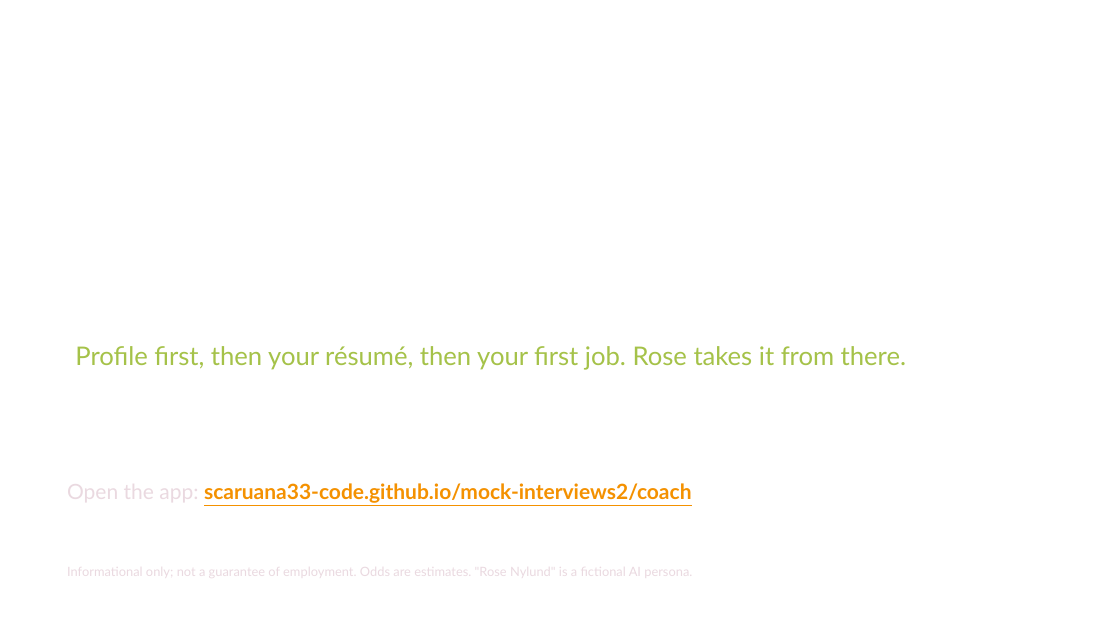
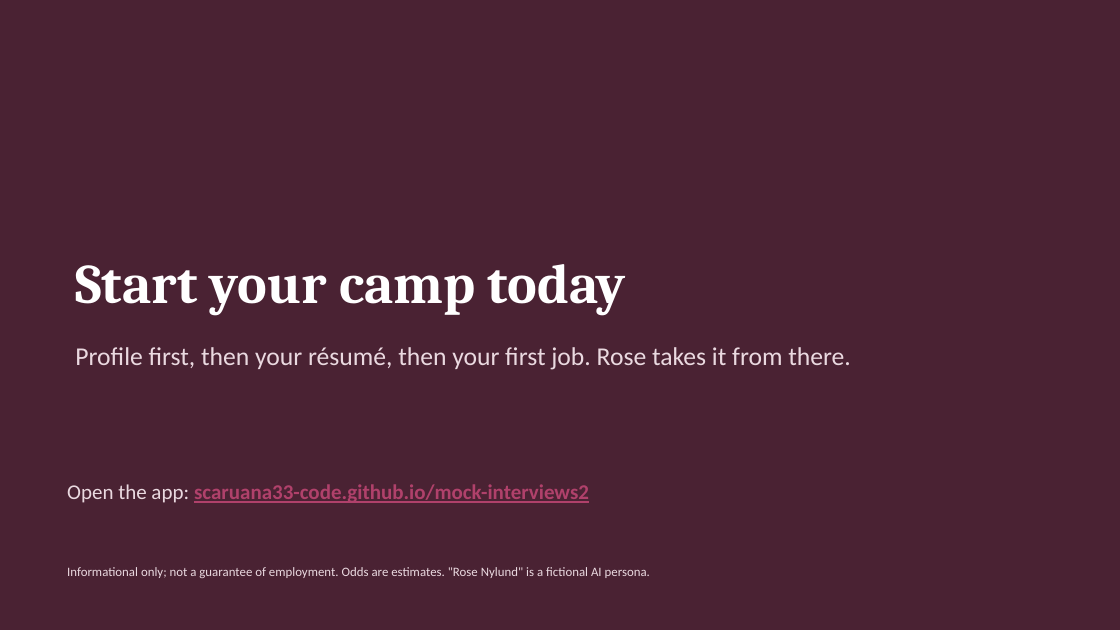
Before and after one commit to scaruana33-code/mock-interviews2, a slide deck: slide 20 of home/docs/Candidate-to-Offer-Camp-Guide-recording-script.ppsx (slide 17 before the commit). Drawn at 1120x630 pixels with LibreOffice and Linux fonts; fonts in the diff are those of the drawing. Boxes give left, top, right and bottom in pixels: in the first picture for what was removed or moved away, otherwise in the second. Text is boxed around its words. In the diff, an @@ line names an element or a change of style, - is before the commit and + after.

```diff
--- a/home/docs/Candidate-to-Offer-Camp-Guide-recording-script.ppsx
+++ b/home/docs/Candidate-to-Offer-Camp-Guide-recording-script.ppsx
@@ background #FFFFFF to #4A2233 @@
@@ title added at box(75, 264, 626, 316), 48 pt, text #FFFFFF, bold @@
+Start your camp today
@@ text "Profile first, then your résumé, ..." at box(75, 347, 851, 370): font Lato to Calibri, text colour #A5C249 to #EAD9E0 @@
@@ text at box(67, 484, 589, 503): text changed; font Lato to Calibri; text colour #F49100 to #B0416B @@
-Open the app: scaruana33-code.github.io/mock-interviews2/coach
+Open the app: scaruana33-code.github.io/mock-interviews2
@@ text added at box(67, 567, 650, 578), 11 pt, text #EAD9E0 @@
+Informational only; not a guarantee of employment. Odds are estimates. "Rose Nylund" is a fictional AI persona.
```
Also in this commit, not shown: 16 other slides changed, 3 slides added, 18 other files.
